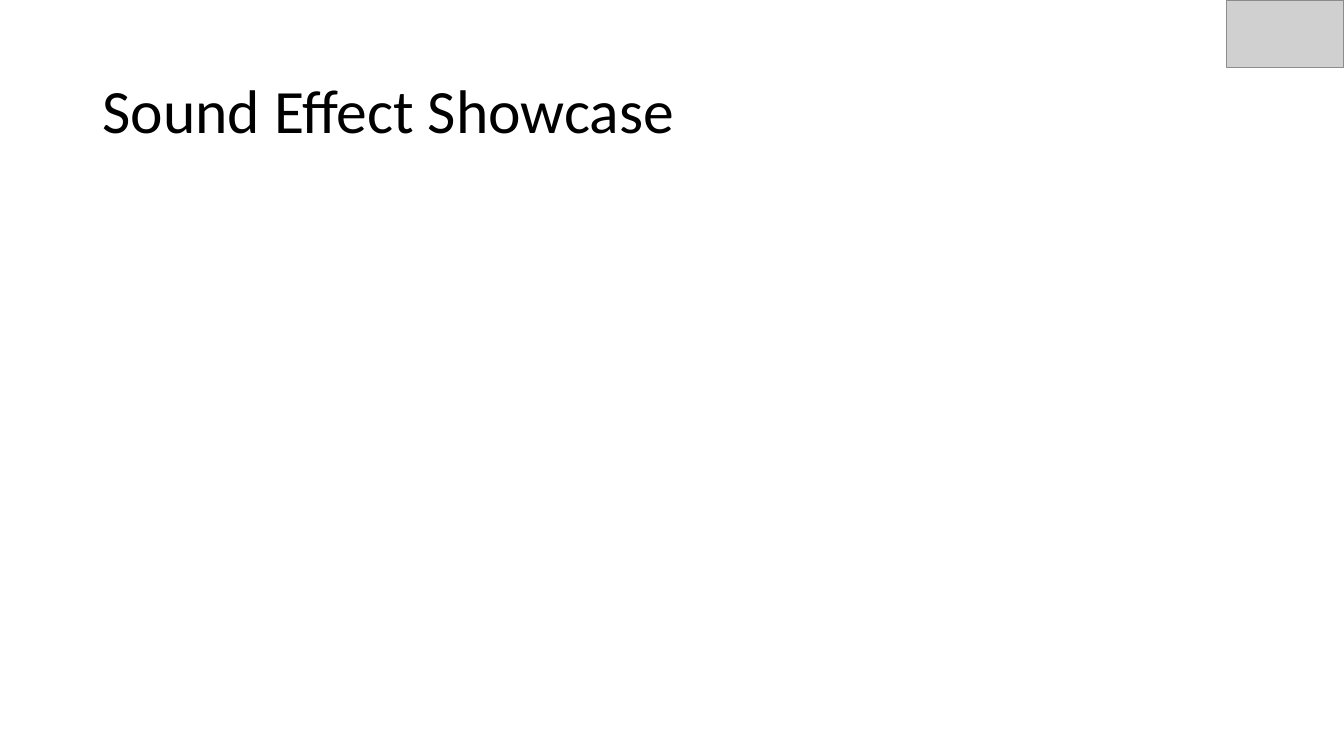
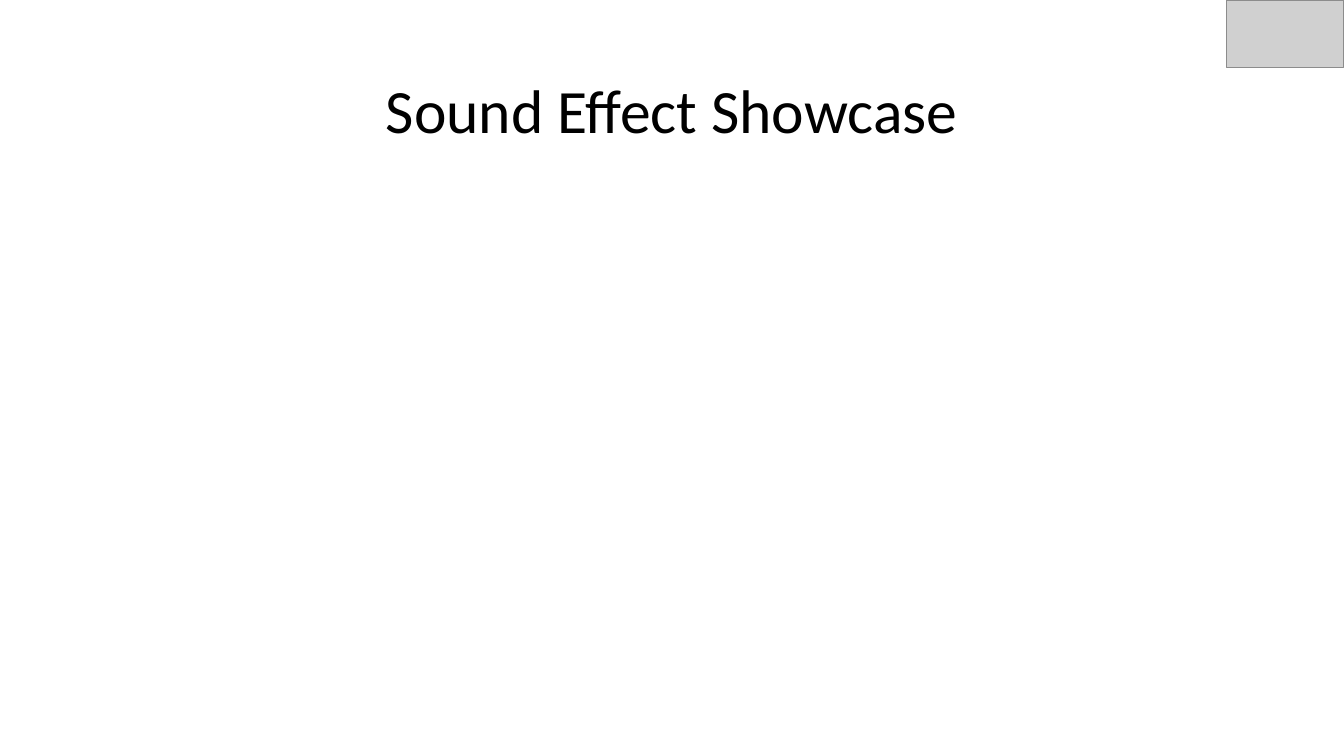
Before and after one commit to EliAnonymouse17/GDAfinal, a slide deck: slide 7 of Documentation/PresentationAlpha.pptx. Drawn at 1344x756 pixels with LibreOffice and Linux fonts; fonts in the diff are those of the drawing; grey boxes stand for pictures. Boxes give left, top, right and bottom in pixels: in the first picture for what was removed or moved away, otherwise in the second. Text is boxed around its words. In the diff, an @@ line names an element or a change of style, - is before the commit and + after.

```diff
--- a/Documentation/PresentationAlpha.pptx
+++ b/Documentation/PresentationAlpha.pptx
@@ title "Sound Effect Showcase" at (x1=386, y1=90, x2=957, y2=134): alignment left to centre @@
```
Also in this commit, not shown: 9 other slides changed.
